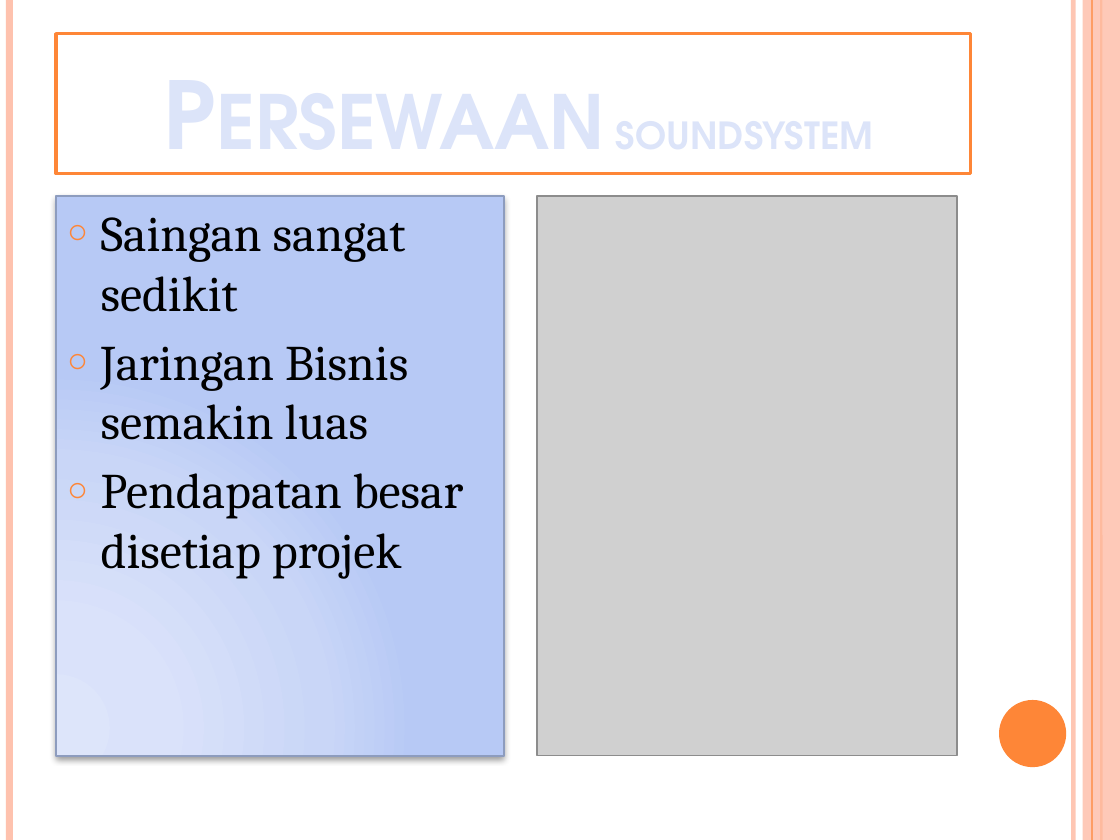
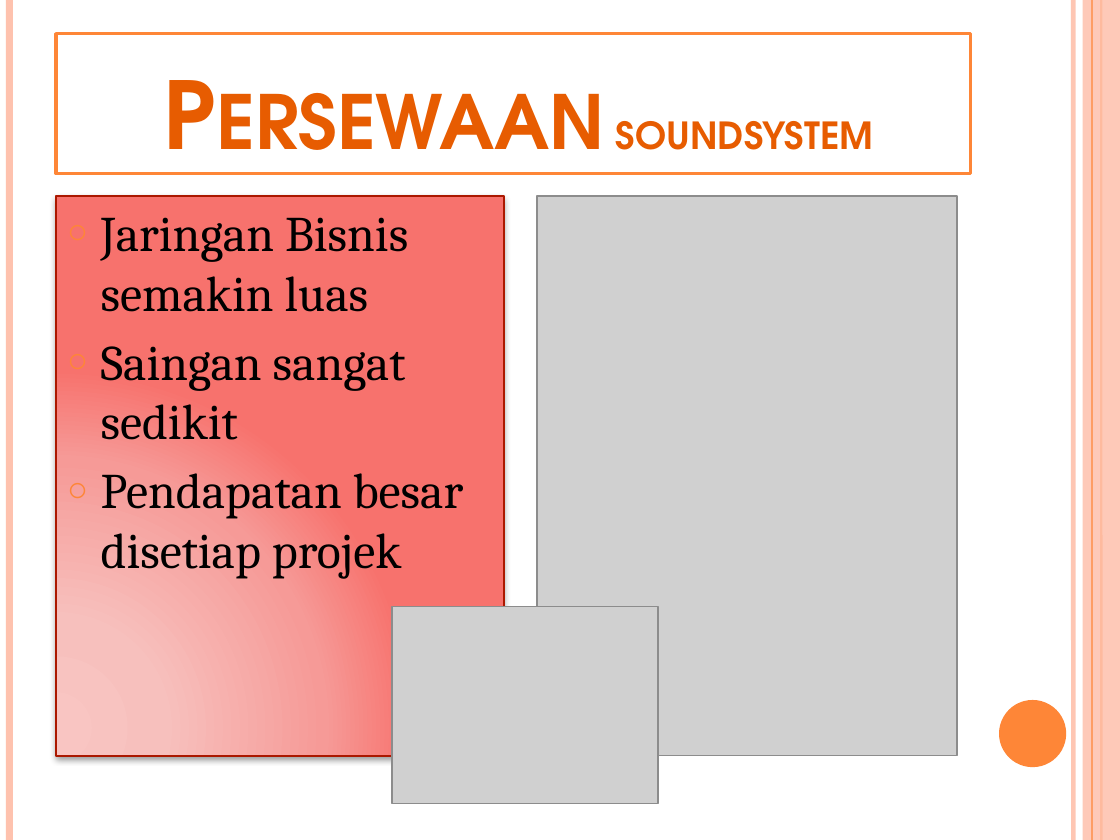
Before and after one commit to IOInspire/SGCodingMum, a slide deck: slide 2 of Lylyez/Armada Soundsystem.pptx. Drawn at 1120x840 pixels with LibreOffice and Linux fonts; fonts in the diff are those of the drawing; grey boxes stand for pictures. Boxes give left, top, right and bottom in pixels: in the first picture for what was removed or moved away, otherwise in the second. Text is boxed around its words. In the diff, an @@ line names an element or a change of style, - is before the commit and + after.

```diff
--- a/Lylyez/Armada Soundsystem.pptx
+++ b/Lylyez/Armada Soundsystem.pptx
@@ title "Persewaan soundsystem" at [56,34,971,174]: text colour gradient #F4F6FD to #DCE4FA to #9AB5F4 to #E75C01 @@
@@ text "Jaringan Bisnis semakin luas" at [56,196,504,756]: fill gradient #DEE6FA to #DBE4F9 to #CAD7F7 to #B8CAF5 to gradient #F8C5C3 to #F8BFBD to #F69B98 to #F8736E; outline #8D9CBF 1 pt to #AC1800 1 pt @@
@@ text at [101,217,408,312]: paragraph added @@
+○ Jaringan Bisnis semakin luas
@@ text at [101,346,408,440]: paragraph removed @@
-○ Jaringan Bisnis semakin luas
@@ picture added at [392,607,659,804] @@
```
Also in this commit, not shown: 2 other slides changed, 2 slides added, 2 slides removed, 24 other files.
